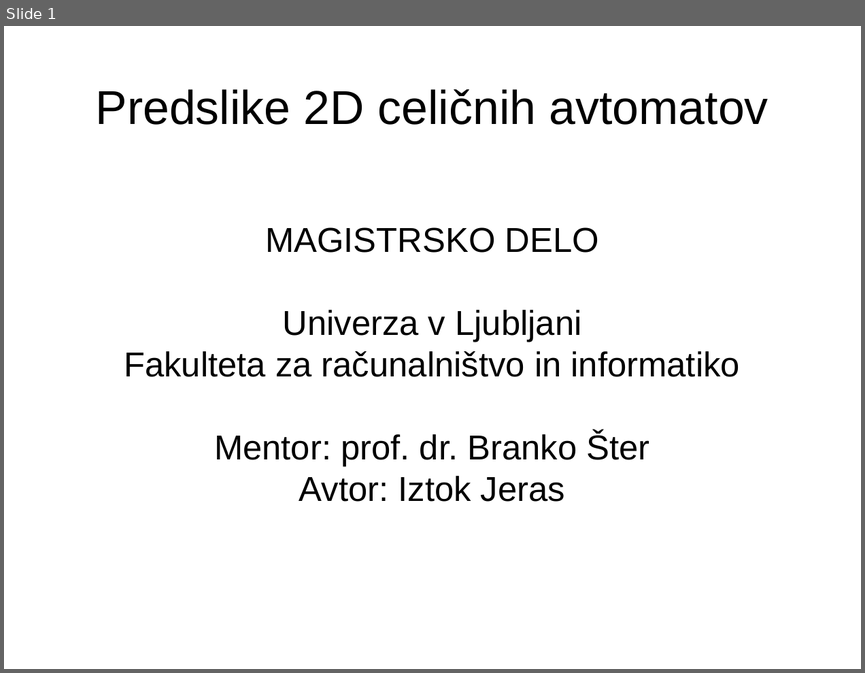
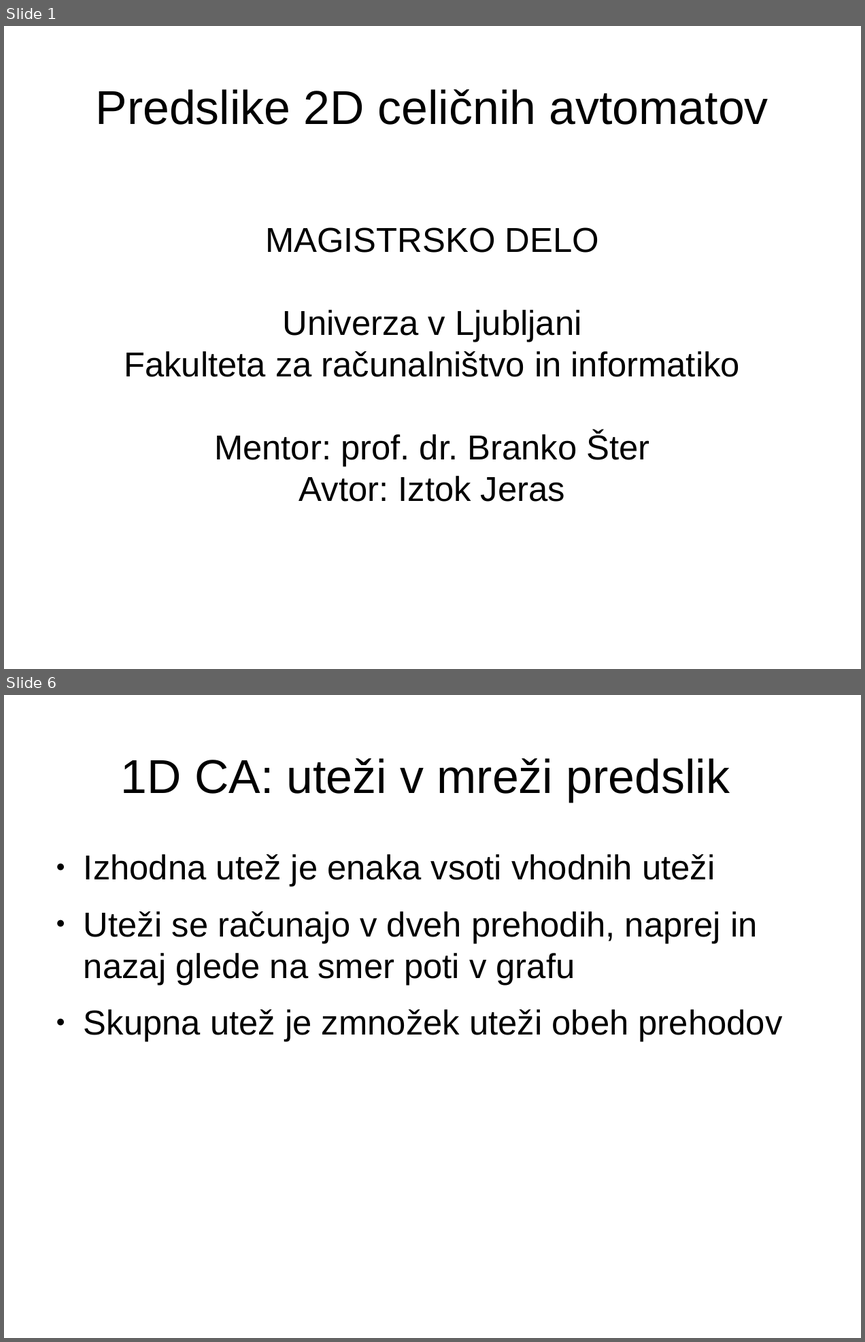
Before and after one commit to jeras/fri-latex-templates, a slide deck: predstavitev/predstavitev.odp. Shown one above the other, each under a label of ours: slide 1 before the commit, slides 1 and 6 after it; the slides between them are not shown. The pictures are 865x673 and 865x1342 pixels, drawn with LibreOffice and Linux fonts; fonts in the diff are those of the drawing. Boxes give left, top, right and bottom in pixels: in the first picture for what was removed or moved away, otherwise in the second. Text is boxed around its words. In the diff, an @@ line names an element or a change of style, - is before the commit and + after.

```diff
--- a/predstavitev/predstavitev.odp
+++ b/predstavitev/predstavitev.odp
@@ slide 6 added at (4,695,861,1338), background #FFFFFF @@
@@ title added at (120,758,730,802), 44 pt, text #000000 @@
+1D CA: uteži v mreži predslik
@@ text added at (84,854,783,1042), 32 pt, text #000000 @@
+● Izhodna utež je enaka vsoti vhodnih uteži
+● Uteži se računajo v dveh prehodih, naprej in nazaj glede na smer poti v grafu
+● Skupna utež je zmnožek uteži obeh prehodov
```
Also in this commit, not shown: 5 other slides added, 1 slide removed, 3 other files.
